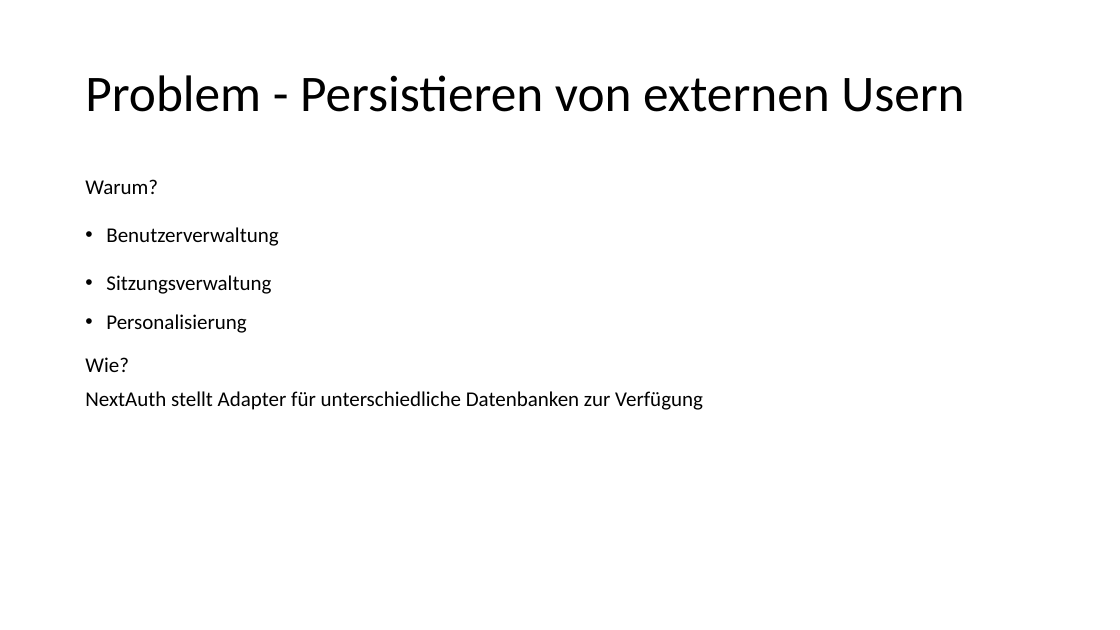
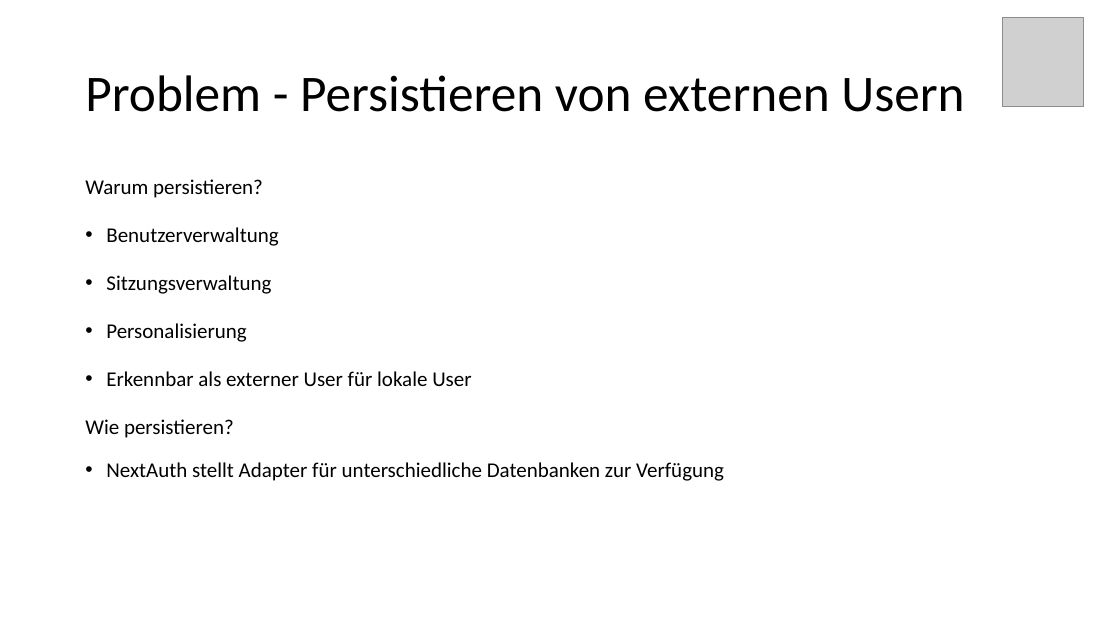
Before and after one commit to RocordJavaScript2023/realtime, a slide deck: slide 12 of presentation/realtime.pptx (slide 11 before the commit). Drawn at 1120x630 pixels with LibreOffice and Linux fonts; fonts in the diff are those of the drawing; grey boxes stand for pictures. Boxes give left, top, right and bottom in pixels: in the first picture for what was removed or moved away, otherwise in the second. Text is boxed around its words. In the diff, an @@ line names an element or a change of style, - is before the commit and + after.

Commit message:
edited powerpoint

```diff
--- a/presentation/realtime.pptx
+++ b/presentation/realtime.pptx
@@ picture added at (1002,17,1083,106) @@
@@ text at (85,179,263,198): text changed @@
-Warum?
+Warum persistieren?
@@ text at (106,275,724,481): more space between paragraphs; bullet none to • @@
@@ text at (85,371,471,438): text changed @@
-Wie?
+• Erkennbar als externer User für lokale User
+Wie persistieren?
```
Also in this commit, not shown: 2 other slides changed, 10 slides added, 2 slides removed.
